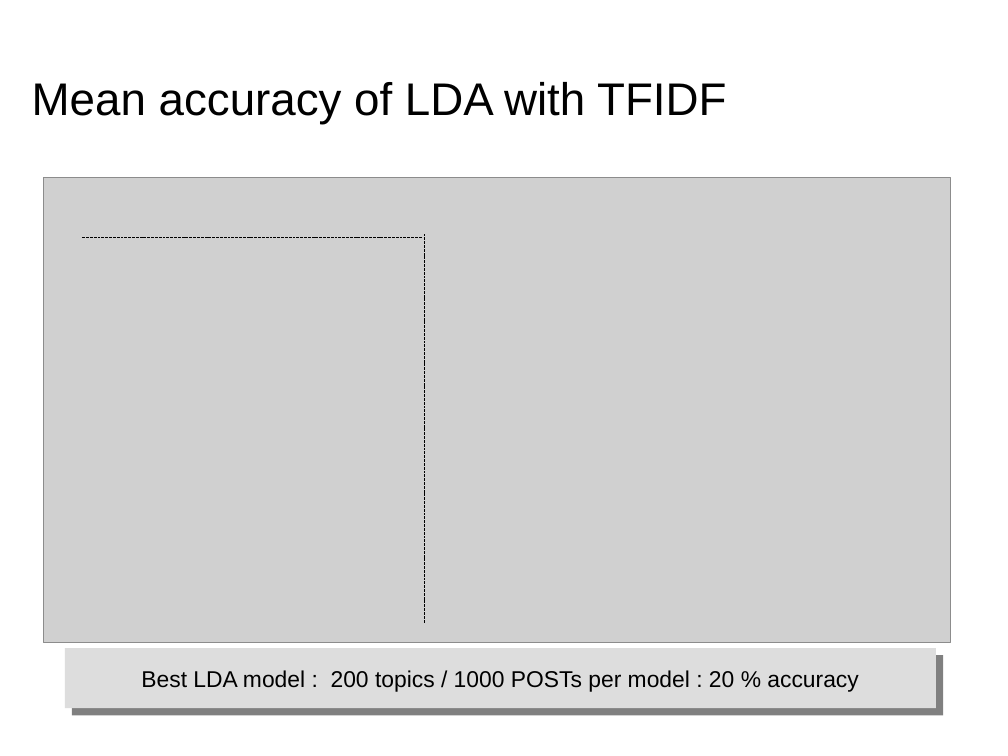
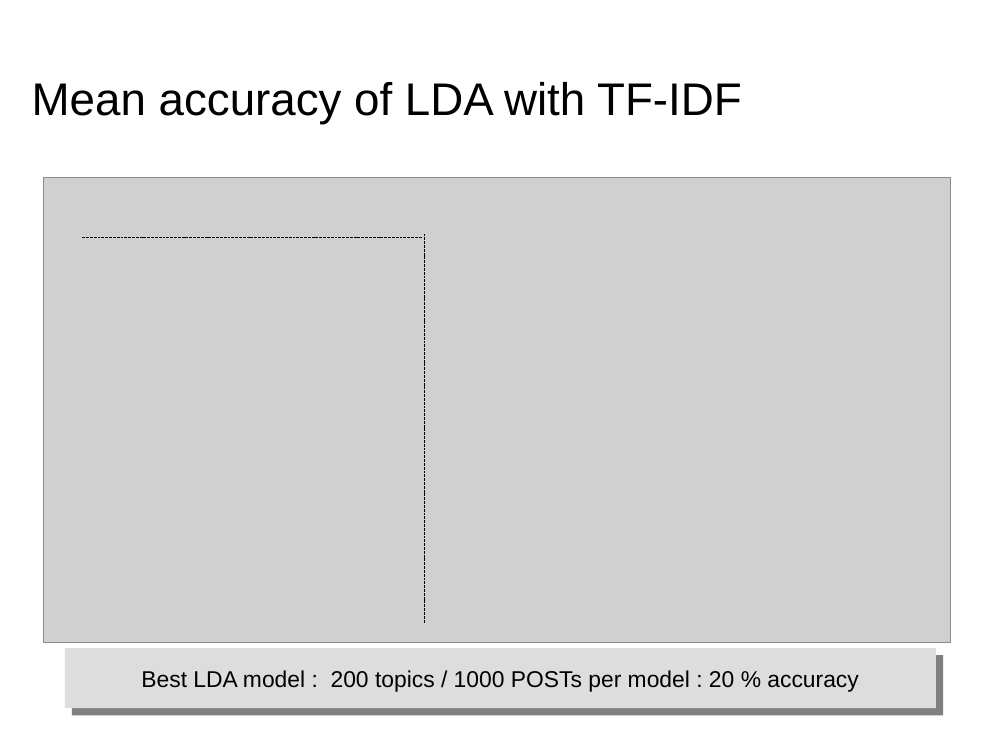
Before and after one commit to dataforcast/OC_Datascientist, a slide deck: slide 37 of P6/report/Openclassrooms_ParcoursDatascientist_P6-V1.odp (slide 33 before the commit). Drawn at 1008x756 pixels with LibreOffice and Linux fonts; fonts in the diff are those of the drawing; grey boxes stand for pictures; background and template pictures are left out. Boxes give left, top, right and bottom in pixels: in the first picture for what was removed or moved away, otherwise in the second. Text is boxed around its words. In the diff, an @@ line names an element or a change of style, - is before the commit and + after.

```diff
--- a/P6/report/Openclassrooms_ParcoursDatascientist_P6-V1.odp
+++ b/P6/report/Openclassrooms_ParcoursDatascientist_P6-V1.odp
@@ title at (32, 82, 742, 124): text changed @@
-Mean accuracy of LDA with TFIDF
+Mean accuracy of LDA with TF-IDF
```
Also in this commit, not shown: 23 other slides changed, 6 slides added, 12 other files.
